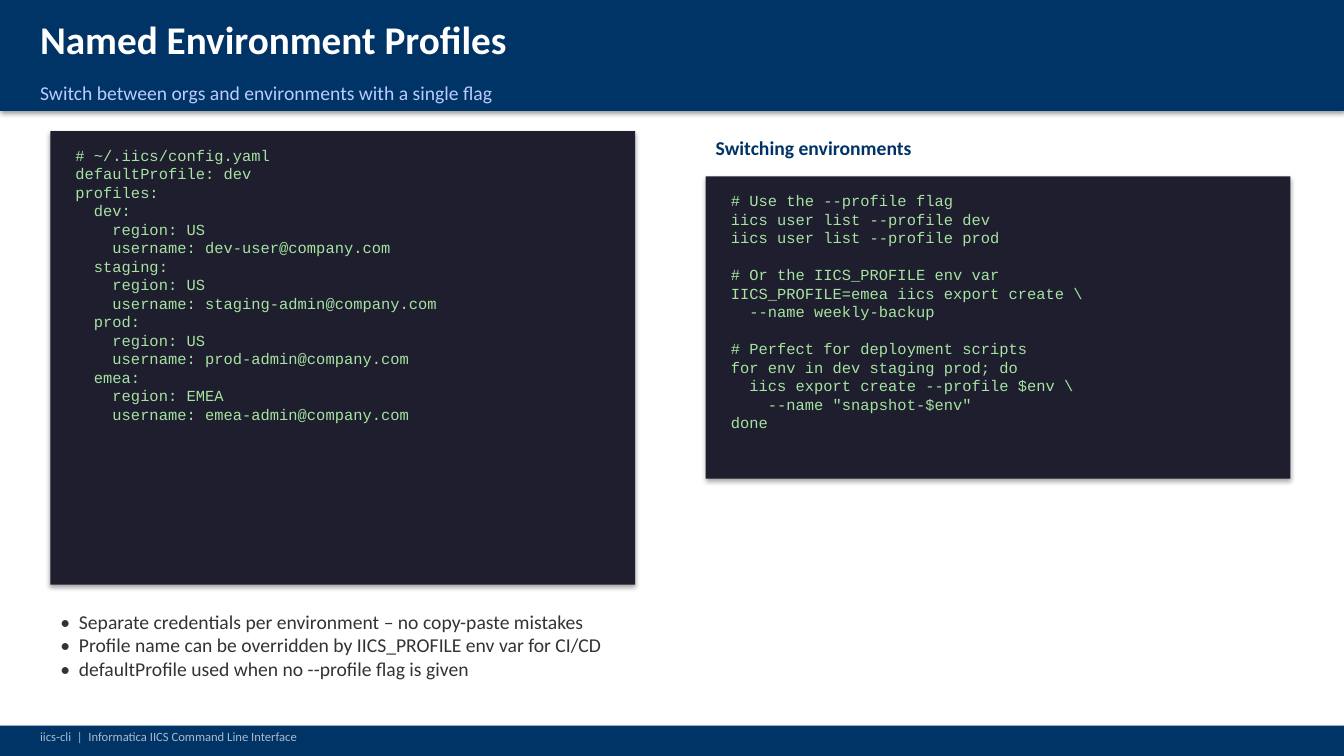
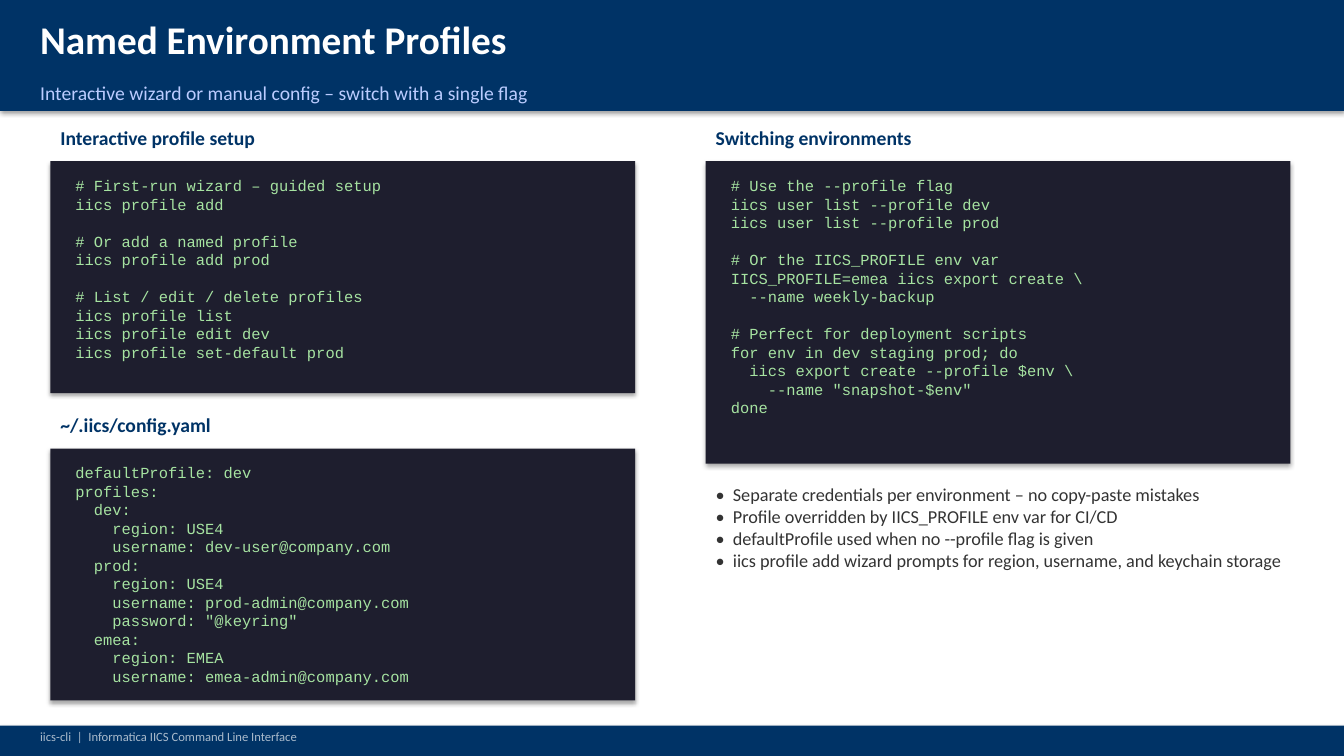
Before and after one commit to jbrazda/iics-cli, a slide deck: slide 7 of docs/documentation/iics-cli-presentation.pptx. Drawn at 1344x756 pixels with LibreOffice and Linux fonts; fonts in the diff are those of the drawing. Boxes give left, top, right and bottom in pixels: in the first picture for what was removed or moved away, otherwise in the second. Text is boxed around its words. In the diff, an @@ line names an element or a change of style, - is before the commit and + after.

```diff
--- a/docs/documentation/iics-cli-presentation.pptx
+++ b/docs/documentation/iics-cli-presentation.pptx
@@ text at (40,86,527,104): text changed @@
-Switch between orgs and environments with a single flag
+Interactive wizard or manual config – switch with a single flag
@@ text added at (60,131,255,148), 14 pt, text #003366, bold @@
+Interactive profile setup
@@ text "Switching environments": place and size @@
-text "Switching environments" at (716,141,912,159)
+text "Switching environments" at (716,131,912,149)
@@ rectangle: place and size @@
-rectangle at (50,131,635,585)
+rectangle at (50,161,635,393)
@@ rectangle: place and size @@
-rectangle at (706,176,1291,479)
+rectangle at (706,161,1291,464)
@@ text "# Use the --profile flag ...": place and size @@
-text "# Use the --profile flag ..." at (731,195,1065,428)
+text "# Use the --profile flag ..." at (731,180,1065,413)
@@ text added at (75,180,381,361), 11 pt, text #A6E3A1 @@
+# First-run wizard – guided setup
+iics profile add
+# Or add a named profile
+iics profile add prod
+# List / edit / delete profiles
+iics profile list
+iics profile edit dev
+iics profile set-default prod
@@ text added at (60,418,211,436), 14 pt, text #003366, bold @@
+~/.iics/config.yaml
@@ rectangle added at (50,449,635,701), fill #1E1E2E @@
@@ text at (75,467,409,685): text changed @@
-# ~/.iics/config.yaml
-defaultProfile: dev
-profiles:
-dev:
-region: US
-username: dev-user@company.com
-staging:
-region: US
-username: staging-admin@company.com
-prod:
-region: US
-username: prod-admin@company.com
-emea:
-region: EMEA
-username: emea-admin@company.com
+defaultProfile: dev
+profiles:
+dev:
+region: USE4
+username: dev-user@company.com
+prod:
+region: USE4
+username: prod-admin@company.com
+password: "@keyring"
+emea:
+region: EMEA
+username: emea-admin@company.com
@@ text "• Separate credentials per environment ...": place and size @@
-text "• Separate credentials per environment ..." at (79,615,601,680)
+text "• Separate credentials per environment ..." at (733,488,1280,570)
@@ text at (733,488,1199,548): size 14 to 13 pt in "• Separate credentials per environment – no ...", "• defaultProfile used when no --profile flag ..." @@
@@ text at (733,510,1117,526): text changed; size 14 to 13 pt @@
-• Profile name can be overridden by IICS_PROFILE env var for CI/CD
+• Profile overridden by IICS_PROFILE env var for CI/CD
@@ text at (733,554,1280,570): paragraph added @@
+• iics profile add wizard prompts for region, username, and keychain storage
```
Also in this commit, not shown: 13 other slides changed, 4 slides added, 1 other file.
